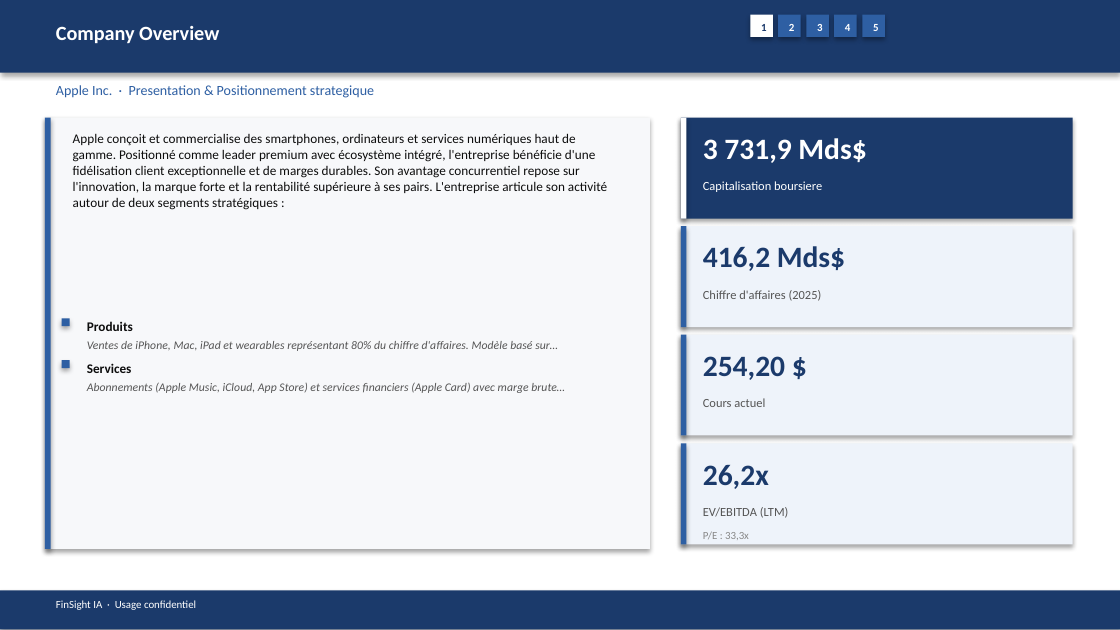
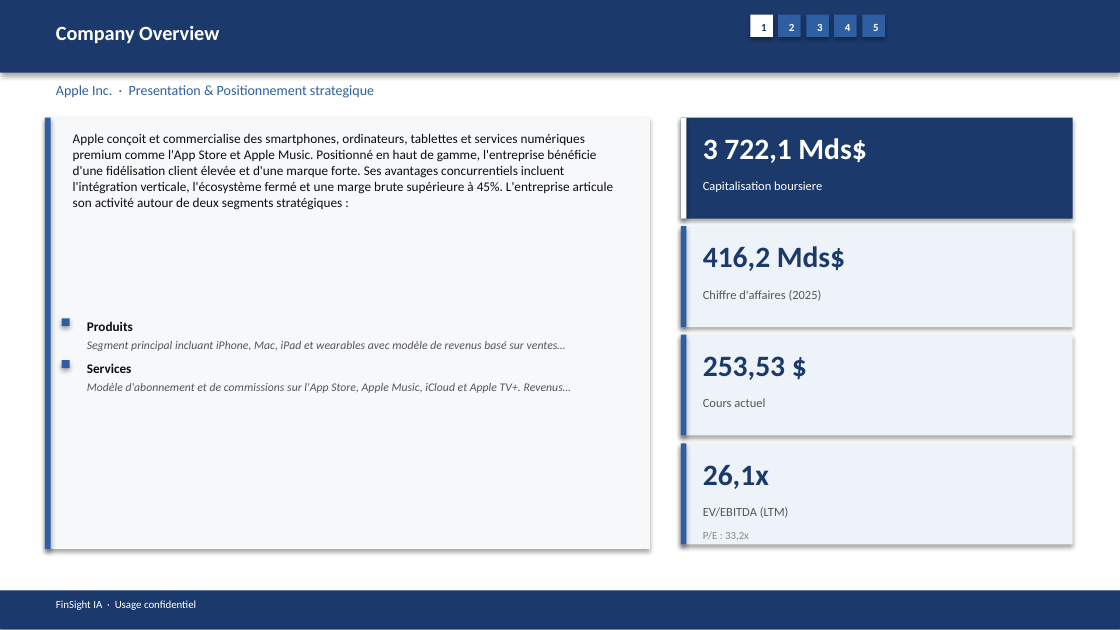
Before and after one commit to baptistejeh07-art/finsight-ia, a slide deck: slide 5 of preview/AAPL/AAPL_pitchbook.pptx. Drawn at 1120x630 pixels with LibreOffice and Linux fonts; fonts in the diff are those of the drawing. Boxes give left, top, right and bottom in pixels: in the first picture for what was removed or moved away, otherwise in the second. Text is boxed around its words. In the diff, an @@ line names an element or a change of style, - is before the commit and + after.

```diff
--- a/preview/AAPL/AAPL_pitchbook.pptx
+++ b/preview/AAPL/AAPL_pitchbook.pptx
@@ text at (x1=73, y1=133, x2=613, y2=210): text changed @@
-Apple conçoit et commercialise des smartphones, ordinateurs et services numériques haut de gamme. Positionné comme leader premium avec écosystème intégré, l'entreprise bénéficie d'une fidélisation client exceptionnelle et de marges durables. Son avantage concurrentiel repose sur l'innovation, la marque forte et la rentabilité supérieure à ses pairs. L'entreprise articule son activité autour de deux segments stratégiques :
+Apple conçoit et commercialise des smartphones, ordinateurs, tablettes et services numériques premium comme l'App Store et Apple Music. Positionné en haut de gamme, l'entreprise bénéficie d'une fidélisation client élevée et d'une marque forte. Ses avantages concurrentiels incluent l'intégration verticale, l'écosystème fermé et une marge brute supérieure à 45%. L'entreprise articule son activité autour de deux segments stratégiques :
@@ text at (x1=703, y1=138, x2=866, y2=163): text changed @@
-3 731,9 Mds$
+3 722,1 Mds$
@@ text at (x1=87, y1=341, x2=566, y2=351): text changed @@
-Ventes de iPhone, Mac, iPad et wearables représentant 80% du chiffre d'affaires. Modèle basé sur…
+Segment principal incluant iPhone, Mac, iPad et wearables avec modèle de revenus basé sur ventes…
@@ text at (x1=703, y1=356, x2=785, y2=380): text changed @@
-254,20 $
+253,53 $
@@ text at (x1=87, y1=383, x2=571, y2=393): text changed @@
-Abonnements (Apple Music, iCloud, App Store) et services financiers (Apple Card) avec marge brute…
+Modèle d'abonnement et de commissions sur l'App Store, Apple Music, iCloud et Apple TV+. Revenus…
@@ text at (x1=703, y1=465, x2=769, y2=489): text changed @@
-26,2x
+26,1x
```
Also in this commit, not shown: 14 other slides changed, 6 other files.
